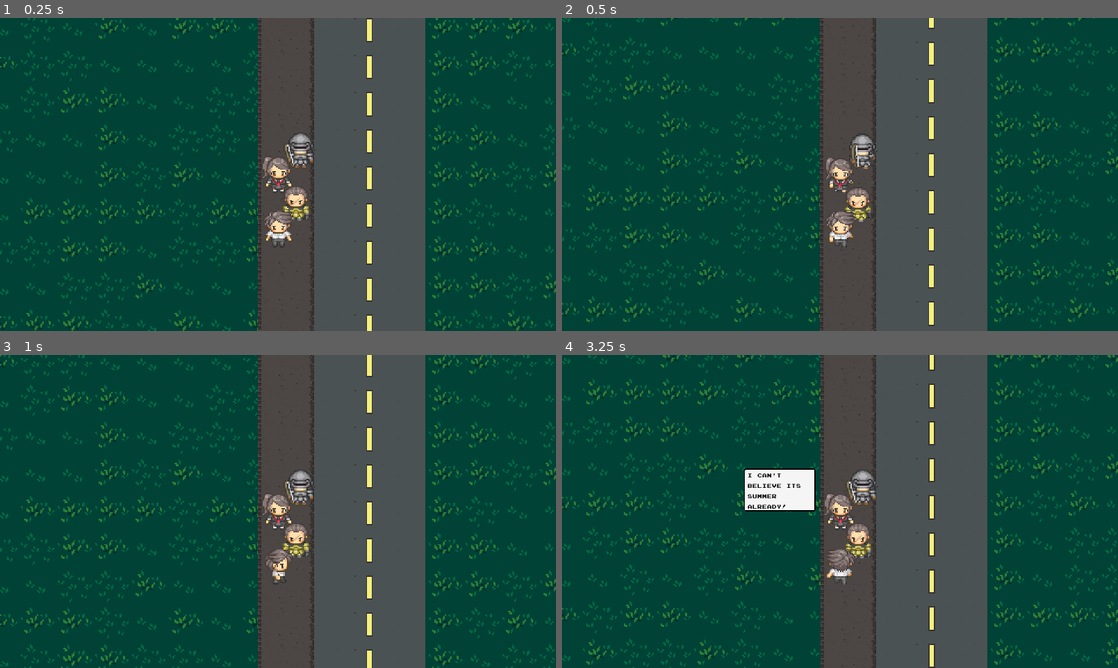
Above: before the commit, frames 1-4 (two rows, left to right).
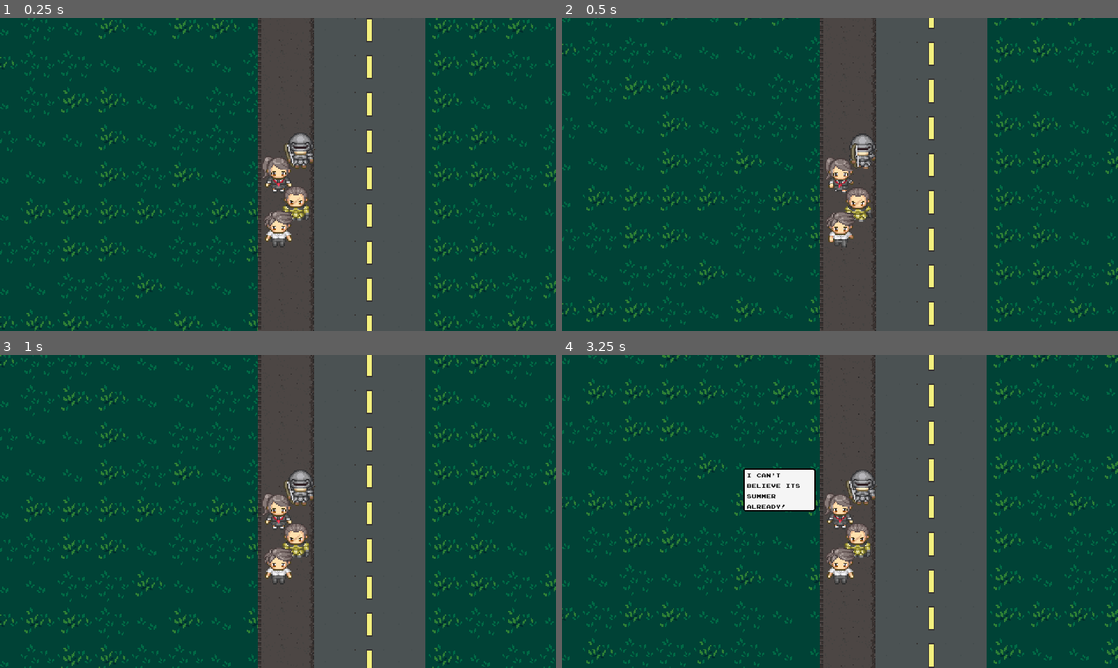
Above: after the commit, the same moments.

Repository: zackjh67/dynomight
Game: Godot game, scene res://Main.tscn
The game is run twice, just before and just after one commit, with the same random seed, the same clock (stepped at 60 frames per second) and the same inputs.
Inputs:
- Up to frame 1 (0.25 s): no input
- Up to frame 2 (0.5 s): no input
- Up to frame 3 (1 s): tap Enter (start_game) at 0.5, 0.8 s; hold Right (move_right) from 0.53 s (still down); hold E (interact) from 0.53 s (still down)
- Up to frame 4 (3.25 s): release Right (move_right) at 1.28 s; release E (interact) at 1.28 s; hold Down (move_down) 1.28-2.03 s; tap Enter (start_game) at 1.35, 2.3, 2.85 s; tap E (interact) at 1.55, 3.05 s; hold Right (move_right) 2.03-2.78 s; hold E (interact) 2.03-2.78 s; hold Up (move_up) from 2.78 s (still down)

Frame 1 is identical in both runs. In frame 2, 0.1% of the frame differs, in the area x 47-53%, y 61-71%; in frame 3, 0.4%; in frame 4, 4.7%, in the area x 0-100%, y 0-100%.

Commit message:
Fixed characters stopping again glitch

Diff:
--- a/DialogueNPC.gd
+++ b/DialogueNPC.gd
@@ -1,6 +1,7 @@
 extends Node2D
 
 signal dialogue_closed
+signal message_finished
 
 export var messages = []
 
@@ -52,6 +53,7 @@
 			$NextMessage.start()
 
 func _on_NextMessage_timeout():
+	emit_signal('message_finished')
 	if (current_message == len(messages) - 1):
 		stop_dialogue()
 	else:
--- a/IntroLvl.gd
+++ b/IntroLvl.gd
@@ -66,29 +66,27 @@
 	'player': $PlayerPath/PathFollow2D/Dialogue,
 }
 
-onready var jennay_dialogue = $JennayPath/PathFollow2D/Dialogue
-onready var chad_dialogue = $ChadPath/PathFollow2D/Dialogue
-onready var mickey_dialogue = $MickeyPath/PathFollow2D/Dialogue
-onready var player_dialogue = $PlayerPath/PathFollow2D/Dialogue
-
 var current_stop = 0
 var stop_count = 0
-var stops = ['Stop1', 'Stop2']
+var stops = ['Stop1', 'Stop2', 'Stop3']
 
 func stop(body, stop, character_name):
+	print('character:   ', character_name)
 	# check which character this stop belongs to
 	if body.name == char_name_node_name[character_name]:
-		print('character name???? ', character_name)
-		stopped[character_name] = true
-		stop_count += 1
+		# remove stop collision boxes. we don't want to use them twice
+		stop.remove_child(stop.get_children()[0])
+
+		stop_character(character_name)
 
 		if stop_count == len(characters):
 			var stp = stops[current_stop]
 			if stp == 'Stop1':
 				start_game_store_interaction()
 
-func dialogue_closed(character_name):
-	print('its closed lol')
+func point_character(character, direction):
+	var direction_map = { 'left':Vector2.LEFT, 'right':Vector2.RIGHT, 'up':Vector2.UP, 'down':Vector2.DOWN}
+	anim_trees[character]["parameters/Idle/blend_position"] = direction_map[direction]
 
 # Called when the node enters the scene tree for the first time.
 func _ready():
@@ -97,7 +95,8 @@
 		for stop in char_stops[character]:
 			stop.connect('body_entered', self, 'stop', [stop, character])
 
-		dialogues[character].connect('dialogue_closed', self, 'dialogue_closed', [character])
+		# connect dialogue closed signals for characters. may not need
+#		dialogues[character].connect('dialogue_closed', self, 'dialogue_closed', [character])
 
 	# set up npcs
 	for npc in npcs:
@@ -109,7 +108,8 @@
 	yield(dialogues['jennay'], "dialogue_closed")
 	# TODO richtext this shit a little bit so we can see how much chad hates horse camp
 	dialogues['chad'].set_messages(["My parents are sending me to Horse Camp"])
-
+	yield(dialogues['chad'], "dialogue_closed")
+	dialogues['player'].set_messages(["Boy am I glad I'm not you.", "I'll be playing pocketmang all Summer."])
 
 func _physics_process(delta):
 	# run paths
@@ -118,7 +118,7 @@
 		var path_follow = path_follows[character]
 		var anim_tree = anim_trees[character]
 
-		if stopped[character] == false:
+		if !stopped[character]:
 			path_follow.set_offset(path_follow.get_offset() + char_speed * delta)
 
 			var velocity = path_follow.position - old_positions[character]
@@ -137,29 +137,42 @@
 	if speed:
 		path_speeds[name] = speed
 	stopped[name] = false
+	stop_count -= 1
 
 func stop_character(name):
 	stopped[name] = true
+	stop_count += 1
 
 # first stop at the game store
 func start_game_store_interaction():
 	yield(get_tree().create_timer(0.5), "timeout")
+	point_character('chad', 'left')
 	dialogues['chad'].set_messages(["I'll be right back. Just got to grab a pack of Pokingman cards."])
 	yield(get_tree().create_timer(3), "timeout")
-	path_speeds['chad'] = 75
-	stopped['chad'] = false
-
-	# todo some conversation and then chad comes out after like... 30 seconds
-	get_tree().create_timer(15).connect("timeout", self, 'start_character', ['chad', 75])
-	get_tree().create_timer(16).connect("timeout", self, 'start_character', ['chad', default_speed])
-	get_tree().create_timer(16).connect("timeout", self, 'start_character', ['jennay', default_speed])
-	get_tree().create_timer(16).connect("timeout", self, 'start_character', ['player', default_speed])
-	get_tree().create_timer(16).connect("timeout", self, 'start_character', ['mickey', default_speed])
+	start_character('chad', 75)
 
 	yield(get_tree().create_timer(2), "timeout")
+	point_character('player', 'right')
 	dialogues['player'].set_messages(['I hope he gets a Chumbawumba'])
-	yield(get_tree().create_timer(3), "timeout")
+	point_character('mickey', 'left')
+	yield(dialogues['player'], "dialogue_closed")
 	dialogues['mickey'].set_messages(['No way ballisore is the best!'])
+	yield(dialogues['mickey'], "message_finished")
+	$ChadPath/Stops/Stop3/CollisionShape2D.disabled = false
+	start_character('chad', 75)
+	yield(char_stops['chad'][2], 'body_entered')
+	dialogues['chad'].set_messages(['Aw man!', "I got 3 Rattards and a Monkaymone"])
+	yield(dialogues['chad'], 'message_finished')
+	yield(dialogues['chad'], 'message_finished')
+	dialogues['jennay'].set_messages(['lol!', "LMAO"])
+	yield(dialogues['jennay'], 'dialogue_closed')
+	dialogues['player'].set_messages(["Come on I gotta get home before my grandma gets pissed"])
+	yield(dialogues['player'], 'dialogue_closed')
+
+	start_character('chad', default_speed)
+	start_character('player', default_speed)
+	start_character('jennay', default_speed)
+	start_character('mickey', default_speed)
 
 
 func _on_GamestoreCheckpoint_body_entered(body):
--- a/IntroLvl.tscn
+++ b/IntroLvl.tscn
@@ -29,7 +29,10 @@
 }
 
 [sub_resource type="RectangleShape2D" id=4]
-extents = Vector2( 1, 4 )
+extents = Vector2( 1.5, 4 )
+
+[sub_resource type="RectangleShape2D" id=26]
+extents = Vector2( 1.75, 3.5 )
 
 [sub_resource type="Curve2D" id=8]
 _data = {
@@ -38,7 +41,7 @@
 
 [sub_resource type="Curve2D" id=9]
 _data = {
-"points": PoolVector2Array( 0, 0, 0, 0, -63, -1007, 0, 0, 0, 0, -64, 32, 0, 0, 0, 0, -274, 32, 0, 0, 0, 0, -274, 21, 0, 0, 0, 0, -274, 32, 0, 0, 0, 0, 76, 31, 0, 0, 0, 0, 76, 442 )
+"points": PoolVector2Array( 0, 0, 0, 0, -63, -1007, 0, 0, 0, 0, -62.8481, -862.481, 0, 0, 0, 0, -64, 32, 0, 0, 0, 0, -274, 32, 0, 0, 0, 0, -274, 21, 0, 0, 0, 0, -274, 32, 0, 0, 0, 0, 76, 31, 0, 0, 0, 0, 76, 442 )
 }
 
 [sub_resource type="AnimationNodeStateMachinePlayback" id=10]
@@ -62,16 +65,13 @@
 [node name="ShelbyPristine" parent="." instance=ExtResource( 1 )]
 
 [node name="Jennay" parent="." instance=ExtResource( 2 )]
-position = Vector2( -64, -608 )
+position = Vector2( -63, -1054 )
 
 [node name="AnimationTree" parent="Jennay" index="3"]
 parameters/playback = SubResource( 6 )
 
-[node name="Camera2D" type="Camera2D" parent="Jennay"]
-current = true
-
 [node name="Chad" parent="." instance=ExtResource( 2 )]
-position = Vector2( -48, -584 )
+position = Vector2( -48, -1029 )
 
 [node name="Sprite" parent="Chad" index="1"]
 texture = ExtResource( 4 )
@@ -80,7 +80,7 @@
 parameters/playback = SubResource( 5 )
 
 [node name="Mickey" parent="." instance=ExtResource( 2 )]
-position = Vector2( -45, -630 )
+position = Vector2( -44, -1075 )
 
 [node name="Sprite" parent="Mickey" index="1"]
 texture = ExtResource( 7 )
@@ -89,14 +89,18 @@
 parameters/playback = SubResource( 7 )
 
 [node name="Player" parent="." instance=ExtResource( 6 )]
-position = Vector2( -65, -564 )
+position = Vector2( -63, -1007 )
+
+[node name="Camera2D" type="Camera2D" parent="Player"]
+position = Vector2( 0, -47 )
+current = true
 
 [node name="JennayPath" type="Path2D" parent="."]
 position = Vector2( -8, 0 )
 curve = SubResource( 1 )
 
 [node name="PathFollow2D" type="PathFollow2D" parent="JennayPath"]
-position = Vector2( -56, -608 )
+position = Vector2( -55, -1054 )
 rotate = false
 loop = false
 
@@ -121,7 +125,7 @@
 curve = SubResource( 2 )
 
 [node name="PathFollow2D" type="PathFollow2D" parent="ChadPath"]
-position = Vector2( -56, -600 )
+position = Vector2( -56, -1045 )
 rotate = false
 loop = false
 
@@ -148,11 +152,18 @@
 position = Vector2( -12, -53 )
 shape = SubResource( 4 )
 
+[node name="Stop3" type="Area2D" parent="ChadPath/Stops"]
+
+[node name="CollisionShape2D" type="CollisionShape2D" parent="ChadPath/Stops/Stop3"]
+position = Vector2( -247.25, 2 )
+shape = SubResource( 26 )
+disabled = true
+
 [node name="MickeyPath" type="Path2D" parent="."]
 curve = SubResource( 8 )
 
 [node name="PathFollow2D" type="PathFollow2D" parent="MickeyPath"]
-position = Vector2( -45, -630 )
+position = Vector2( -44, -1075 )
 rotate = false
 loop = false
 
@@ -176,7 +187,7 @@
 curve = SubResource( 9 )
 
 [node name="PathFollow2D" type="PathFollow2D" parent="PlayerPath"]
-position = Vector2( -65, -564 )
+position = Vector2( -63, -1007 )
 rotate = false
 loop = false
 
@@ -229,7 +240,7 @@
 position = Vector2( -65, -52 )
 
 [node name="CollisionShape2D" type="CollisionShape2D" parent="GamestoreCheckpoint"]
-position = Vector2( 16, 4.5 )
+position = Vector2( 12, -103 )
 shape = SubResource( 14 )
 
 [connection signal="body_entered" from="JennayPath/Stops/Stop1" to="." method="_on_poop_body_entered"]
--- a/Player.gd
+++ b/Player.gd
@@ -22,6 +22,7 @@
 
 
 # Called every frame. 'delta' is the elapsed time since the previous frame.
+var last_rotation = 0
 func _physics_process(delta):
 	# the player can't do anything if dialogue is open
 	if can_move:
@@ -50,11 +51,11 @@
 			velocity = velocity.normalized()
 
 			#animations
-			if velocity == Vector2.ZERO:
-				$AnimationTree.get('parameters/playback').travel('Idle')
-			else:
-				$AnimationTree.set('parameters/Idle/blend_position', velocity)
-				$AnimationTree.set('parameters/Walk/blend_position', velocity)
+#			if velocity == Vector2.ZERO:
+#				$AnimationTree.get('parameters/playback').travel('Idle')
+#			else:
+#				$AnimationTree.set('parameters/Idle/blend_position', velocity)
+#				$AnimationTree.set('parameters/Walk/blend_position', velocity)
 
 			#move the player
 			velocity = move_and_slide(velocity * speed)
--- a/Player.tscn
+++ b/Player.tscn
@@ -252,8 +252,9 @@
 tree_root = SubResource( 61 )
 anim_player = NodePath("../AnimationPlayer")
 active = true
+root_motion_track = NodePath("Sprite:frame_coords")
 parameters/playback = SubResource( 62 )
-parameters/Idle/blend_position = Vector2( 0, 0.0501931 )
+parameters/Idle/blend_position = Vector2( 0, 0.05 )
 parameters/Walk/blend_position = Vector2( -0.763898, -0.442088 )
 
 [connection signal="hit" from="." to="." method="_on_Player_hit"]
Not shown: 1 places in IntroLvl.tscn that only renumber resources
